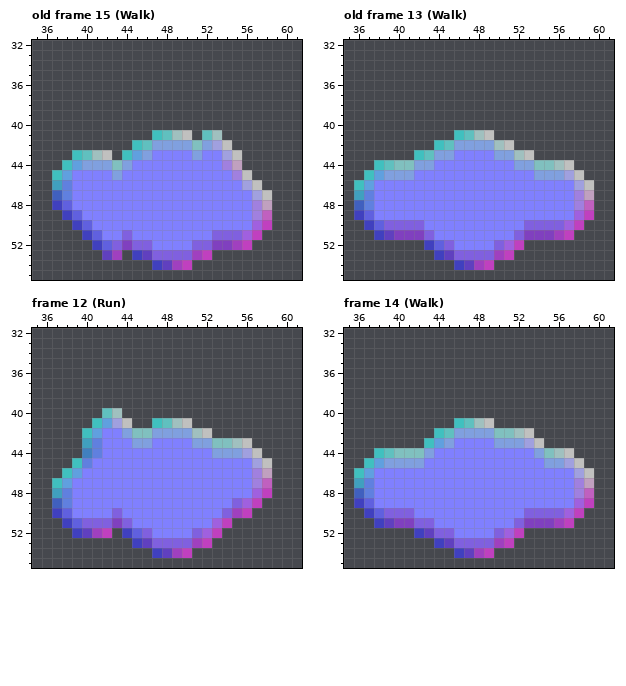
Two states of a pixel-art file, art/player/Spaceman_v2.aseprite. Above, as it was before the edit.
96x96 pixels, 60 frames. Shown: old frame 15 (Walk): x 35..61, y 32..55; old frame 13 (Walk): x 35..61, y 32..55; frame 12 (Run): x 35..61, y 32..55; frame 14 (Walk): x 35..61, y 32..55. The commit also changed other frames, which this record leaves out.
After:
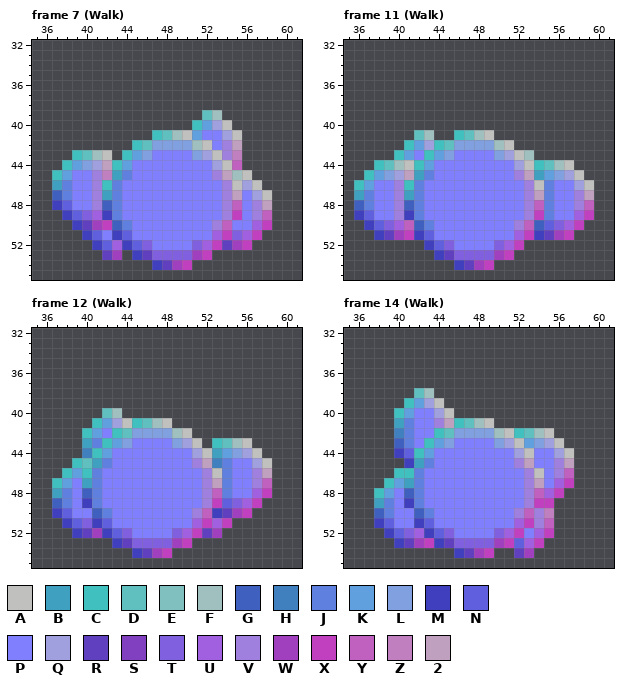
Palette (. is transparent): A #c0c0bf  B #40a0bf  C #40c0bf  D #60c0bf  E #80c0bf  F #a0c0bf  G #4060bf  H #4080bf  J #6080df  K #60a0df  L #80a0df  M #4040bf  N #6060df  P #8080ff  Q #a0a0df  R #6040bf  S #8040bf  T #8060df  U #a060df  V #a080df  W #a040bf  X #c040bf  Y #c060bf  Z #c080bf  2 #c0a0bf
A new or re-ordered frame is compared with the old frame closest to it.
The edit:
layer "Feetv3_NormalGenerated" added
layer "Shoulders_NormalGenerated" added
layer "Head_NormalGenerated" added
layer "Flattened" removed
layer "Flattened_NormalGenerated" removed
frames re-ordered
Changed rows in their new state; - is an unchanged pixel.
Frame 7 (Walk) against old frame 15 (Walk), layers "Head_NormalGenerated", "Shoulders_NormalGenerated", "Feetv3_NormalGenerated":
first column x 40:
39 ------------DF--
40 -----------CKQA-
41 -----------KPPQA
42 -----------FAPV2
43 ------------QAVZ
44 -Q2CK--------QAY
45 -VZBJ--------V2F
46 -VCJ----------VA
47 -VBJ----------V2
48 -VGJ----------VY
49 TUMJ----------VX
50 RWXGJ--------VY-
51 ---MN--------UX-
52 ---UMN------UXR-
Frame 11 (Walk) against old frame 13 (Walk), layers "Head_NormalGenerated", "Shoulders_NormalGenerated", "Feetv3_NormalGenerated":
first column x 40:
41 --DF------------
42 -CKQ------------
43 CKPCK------QAF--
44 FACK--------QACD
45 Q2BJ--------V2BK
46 VCJ----------VAJ
47 VBJ----------V2J
48 VGJ----------VYJ
49 VMJ----------VXJ
50 UYGJ--------VYGN
51 WXMN--------UXMR
Frame 12 (Walk):
first column x 40:
41 -----CDFA..----
42 ---CDLL--FA..--
43 --CKLPP--LQA.CD
44 -CK--------QABK
45 DBJ--------V2HJ
46 CJ----------VAJ
47 BJ----------V2J
48 GJ----------VYJ
49 MJ----------VXN
50 -GJP-------VYMR
51 -MNPP------UX--
52 --MNTPP--TUXRW-
53 ---MRTT--WX..--
54 -----MRWX..----
Frame 14 (Walk):
first column x 36:
38 ------DF----------------
39 -----CKQA---------------
40 ----CKPPQA--------------
41 ----BJPPV2--------------
42 ----HJPP------FACDFA----
43 ----GJP--------QAKLQA---
44 --..MNCK--------QAPPQ---
45 -....MBJ--------V2-PV2.-
46 ....CCJ----------VA-VY..
47 ...CKBJ----------V2-UX..
48 ..CK-GJ----------VYUX...
49 ..BJ-MJ----------VXX....
50 -.GJPPGJ--------VYVZ...-
51 ---NPPMN--------UXVY..--
52 ---MNTUMN--------PUX----
53 ----MRWX--------NUX-----
54 ----------------RW------
Changed places in both pictures, as pixel boxes (x1, y1, x2, y2):
changed: (192, 110, 242, 250)
changed: (82, 160, 142, 250)
changed: (394, 130, 444, 240)
changed: (504, 150, 554, 240)
changed: (82, 418, 232, 558)
changed: (354, 388, 454, 548)
changed: (494, 428, 594, 558)
